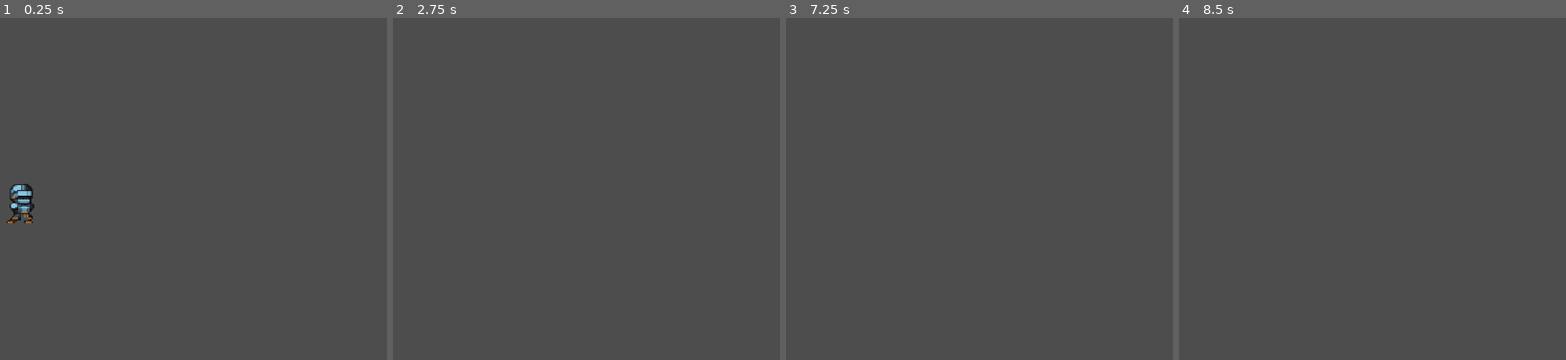
Above: before the commit, frames 1-4 (left to right).
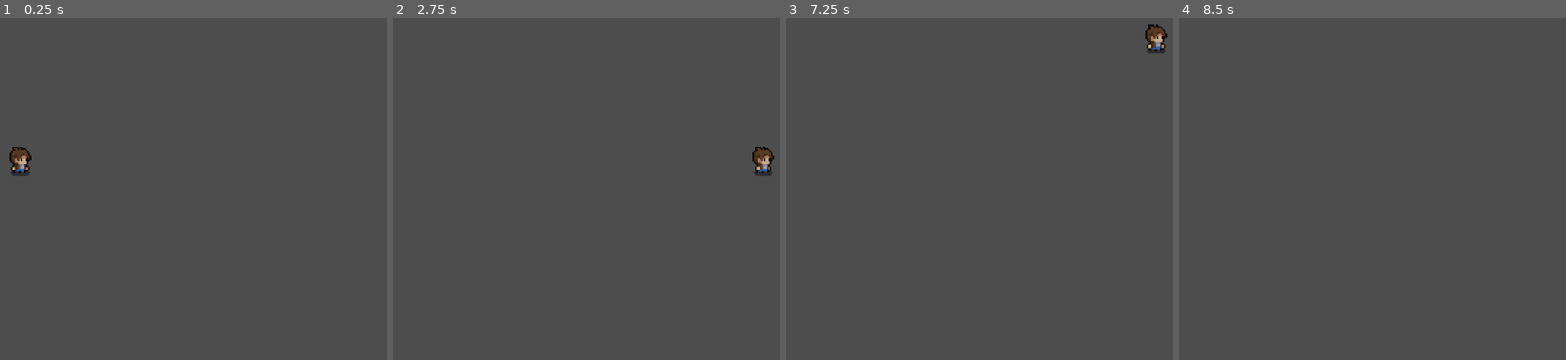
Above: after the commit, the same moments.

Repository: Ibrahim-Salmann/Designing-my-first-game
Game: Godot game, scene res://Product/Scenes/game.tscn
The game is run twice, just before and just after one commit, with the same random seed, the same clock (stepped at 60 frames per second) and the same inputs.
Inputs:
- Up to frame 1 (0.25 s): no input
- Up to frame 2 (2.75 s): tap Enter (ui_accept) at 0.5, 0.77, 1.52, 2 s; hold Right (ui_right) 0.53-2.03 s; hold Left (ui_left) from 2.03 s (still down)
- Up to frame 3 (7.25 s): release Left (ui_left) at 2.78 s; hold Right (ui_right) 2.78-4.28 s; tap Enter (ui_accept) at 3.02, 3.5, 3.77, 4.25, 4.52, 5, 5.75, 6.02, 6.77 s; hold Left (ui_left) 4.28-5.03 s; hold Right (ui_right) 5.03-5.78 s; hold Left (ui_left) from 5.78 s (still down)
- Up to frame 4 (8.5 s): release Left (ui_left) at 7.28 s; hold Right (ui_right) from 7.28 s (still down); tap Enter (ui_accept) at 7.52 s

The runs differ from the first frame. In frame 1, 0.9% of the frame differs, in the area x 1-9%, y 37-61%; in frame 2, 0.4%; in frame 3, 0.4%; in frame 4, nothing differs.

Commit message:
Added new assets just in case needed for my game vision that would support movements bothhorizontal and vertical, fixed some bugs, and updated the diary.

Diff:
--- a/Product/Scenes/game.tscn
+++ b/Product/Scenes/game.tscn
@@ -1,12 +1,21 @@
-[gd_scene load_steps=2 format=3 uid="uid://e7h11uhkwbn8"]
+[gd_scene load_steps=3 format=3 uid="uid://e7h11uhkwbn8"]
 
-[ext_resource type="PackedScene" uid="uid://bli2urk1pe3ol" path="res://Product/Scenes/player(idel).tscn" id="1_f8y10"]
+[ext_resource type="PackedScene" uid="uid://bli2urk1pe3ol" path="res://Product/Scenes/player.tscn" id="1_f8y10"]
+
+[sub_resource type="WorldBoundaryShape2D" id="WorldBoundaryShape2D_oqe5y"]
+distance = -1.0
 
 [node name="Game" type="Node2D"]
 
-[node name="Player(Idel)" parent="." instance=ExtResource("1_f8y10")]
-position = Vector2(1, 0)
+[node name="Player" parent="." instance=ExtResource("1_f8y10")]
+position = Vector2(1, -2)
 
 [node name="Camera2D" type="Camera2D" parent="."]
-position = Vector2(-1, -13)
+position = Vector2(1, -7)
 zoom = Vector2(2.2, 2.2)
+
+[node name="StaticBody2D" type="StaticBody2D" parent="."]
+
+[node name="CollisionShape2D" type="CollisionShape2D" parent="StaticBody2D"]
+position = Vector2(2, 1)
+shape = SubResource("WorldBoundaryShape2D_oqe5y")
--- a/Product/Scenes/player(idel).tscn
+++ /dev/null
@@ -1,59 +0,0 @@
-[gd_scene load_steps=9 format=3 uid="uid://bli2urk1pe3ol"]
-
-[ext_resource type="Texture2D" uid="uid://beugyrmtb5vgc" path="res://Product/Assets/Pixel Crawler - FREE - 1.8/Pixel Crawler - FREE - 1.8/Heroes/Knight/Idle/Idle-Sheet.png" id="1_7786d"]
-[ext_resource type="Script" path="res://Product/Scripts/player(idel).gd" id="1_babxe"]
-
-[sub_resource type="AtlasTexture" id="AtlasTexture_igwmm"]
-atlas = ExtResource("1_7786d")
-region = Rect2(0, 0, 32, 32)
-
-[sub_resource type="AtlasTexture" id="AtlasTexture_p02tr"]
-atlas = ExtResource("1_7786d")
-region = Rect2(32, 0, 32, 32)
-
-[sub_resource type="AtlasTexture" id="AtlasTexture_lkaay"]
-atlas = ExtResource("1_7786d")
-region = Rect2(64, 0, 32, 32)
-
-[sub_resource type="AtlasTexture" id="AtlasTexture_amt3p"]
-atlas = ExtResource("1_7786d")
-region = Rect2(96, 0, 32, 32)
-
-[sub_resource type="SpriteFrames" id="SpriteFrames_2obup"]
-animations = [{
-"frames": [{
-"duration": 1.0,
-"texture": SubResource("AtlasTexture_igwmm")
-}, {
-"duration": 1.0,
-"texture": SubResource("AtlasTexture_p02tr")
-}, {
-"duration": 1.0,
-"texture": SubResource("AtlasTexture_lkaay")
-}, {
-"duration": 1.0,
-"texture": SubResource("AtlasTexture_amt3p")
-}],
-"loop": true,
-"name": &"Idel",
-"speed": 7.0
-}]
-
-[sub_resource type="CapsuleShape2D" id="CapsuleShape2D_pqxx8"]
-radius = 9.0
-
-[node name="Player(Idel)" type="CharacterBody2D"]
-script = ExtResource("1_babxe")
-
-[node name="AnimatedSprite2D" type="AnimatedSprite2D" parent="."]
-position = Vector2(0, -16)
-sprite_frames = SubResource("SpriteFrames_2obup")
-animation = &"Idel"
-autoplay = "Idel"
-frame_progress = 0.291877
-
-[node name="CharacterBody2D" type="CharacterBody2D" parent="AnimatedSprite2D"]
-
-[node name="CollisionShape2D" type="CollisionShape2D" parent="AnimatedSprite2D/CharacterBody2D"]
-position = Vector2(0, 2)
-shape = SubResource("CapsuleShape2D_pqxx8")
--- /dev/null
+++ b/Product/Scenes/player.tscn
@@ -0,0 +1,73 @@
+[gd_scene load_steps=11 format=3 uid="uid://bli2urk1pe3ol"]
+
+[ext_resource type="Script" path="res://Product/Scripts/player.gd" id="1_3jtev"]
+[ext_resource type="Texture2D" uid="uid://cie7684rror8g" path="res://Product/Assets/cute-characters/player.png" id="2_f4yp2"]
+
+[sub_resource type="AtlasTexture" id="AtlasTexture_nmgqf"]
+atlas = ExtResource("2_f4yp2")
+region = Rect2(0, 48, 48, 48)
+
+[sub_resource type="AtlasTexture" id="AtlasTexture_kpon5"]
+atlas = ExtResource("2_f4yp2")
+region = Rect2(48, 48, 48, 48)
+
+[sub_resource type="AtlasTexture" id="AtlasTexture_ndai0"]
+atlas = ExtResource("2_f4yp2")
+region = Rect2(96, 48, 48, 48)
+
+[sub_resource type="AtlasTexture" id="AtlasTexture_mh034"]
+atlas = ExtResource("2_f4yp2")
+region = Rect2(144, 48, 48, 48)
+
+[sub_resource type="AtlasTexture" id="AtlasTexture_gc5dc"]
+atlas = ExtResource("2_f4yp2")
+region = Rect2(192, 48, 48, 48)
+
+[sub_resource type="AtlasTexture" id="AtlasTexture_76ysn"]
+atlas = ExtResource("2_f4yp2")
+region = Rect2(240, 48, 48, 48)
+
+[sub_resource type="SpriteFrames" id="SpriteFrames_2obup"]
+animations = [{
+"frames": [{
+"duration": 1.0,
+"texture": SubResource("AtlasTexture_nmgqf")
+}, {
+"duration": 1.0,
+"texture": SubResource("AtlasTexture_kpon5")
+}, {
+"duration": 1.0,
+"texture": SubResource("AtlasTexture_ndai0")
+}, {
+"duration": 1.0,
+"texture": SubResource("AtlasTexture_mh034")
+}, {
+"duration": 1.0,
+"texture": SubResource("AtlasTexture_gc5dc")
+}, {
+"duration": 1.0,
+"texture": SubResource("AtlasTexture_76ysn")
+}],
+"loop": true,
+"name": &"Idel",
+"speed": 7.0
+}]
+
+[sub_resource type="CapsuleShape2D" id="CapsuleShape2D_yknip"]
+radius = 5.0
+height = 20.0
+
+[node name="Player" type="CharacterBody2D"]
+script = ExtResource("1_3jtev")
+
+[node name="AnimatedSprite2D" type="AnimatedSprite2D" parent="."]
+position = Vector2(0, -19)
+sprite_frames = SubResource("SpriteFrames_2obup")
+animation = &"Idel"
+autoplay = "Idel"
+frame = 2
+frame_progress = 0.687429
+
+[node name="CollisionShape2D" type="CollisionShape2D" parent="."]
+position = Vector2(1, -10)
+shape = SubResource("CapsuleShape2D_yknip")
--- a/project.godot
+++ b/project.godot
@@ -15,6 +15,16 @@
 config/features=PackedStringArray("4.3", "GL Compatibility")
 config/icon="res://icon.svg"
 
+[input]
+
+ui_left={
+"deadzone": 0.5,
+"events": [Object(InputEventKey,"resource_local_to_scene":false,"resource_name":"","device":0,"window_id":0,"alt_pressed":false,"shift_pressed":false,"ctrl_pressed":false,"meta_pressed":false,"pressed":false,"keycode":4194319,"physical_keycode":0,"key_label":0,"unicode":0,"location":0,"echo":false,"script":null)
+, Object(InputEventJoypadButton,"resource_local_to_scene":false,"resource_name":"","device":0,"button_index":13,"pressure":0.0,"pressed":false,"script":null)
+, Object(InputEventJoypadMotion,"resource_local_to_scene":false,"resource_name":"","device":0,"axis":0,"axis_value":-1.0,"script":null)
+]
+}
+
 [rendering]
 
 textures/canvas_textures/default_texture_filter=0
Not shown, added: Product/Assets/cute-characters/README.txt
Binary file added: Product/Assets/cute-characters/player.png
Not shown, added: Product/Assets/cute-characters/player.png.import
Binary file added: Product/Assets/cute-characters/skeleton.png
Not shown, added: Product/Assets/cute-characters/skeleton.png.import
Binary file added: Product/Assets/cute-characters/skeleton_swordless.png
Not shown, added: Product/Assets/cute-characters/skeleton_swordless.png.import
Binary file added: Product/Assets/cute-characters/slime.png
Not shown, added: Product/Assets/cute-characters/slime.png.import
Binary file added: Product/Assets/cute-objects/chest_01.png
Not shown, added: Product/Assets/cute-objects/chest_01.png.import
Binary file added: Product/Assets/cute-objects/chest_02.png
(and 20 more such lines)
